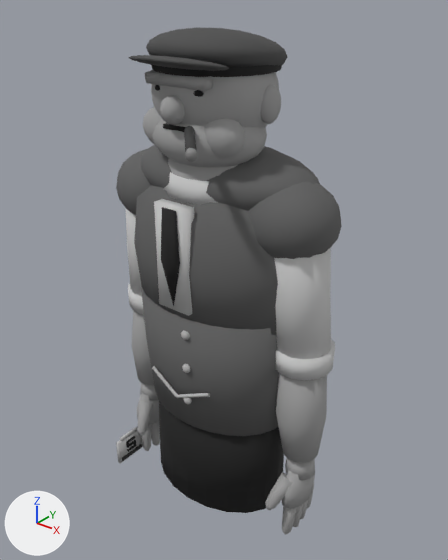
A saved change to the glTF model art/models/characters/bosses/pit_boss/pit_boss.glb.
The view is the same before and after, from a camera (50 mm lens) standing at (0.666, -0.819, 0.755) and looking at (0.007, 0.004, 0.245). Every picture has the same lights, and +X, +Y and +Z are marked at lower left. The first picture is the older version.

In view in the first picture: 'PitBoss_Body', 'PitBoss_Cap', 'PitBoss_Head', 'PitBoss_Plaque'.
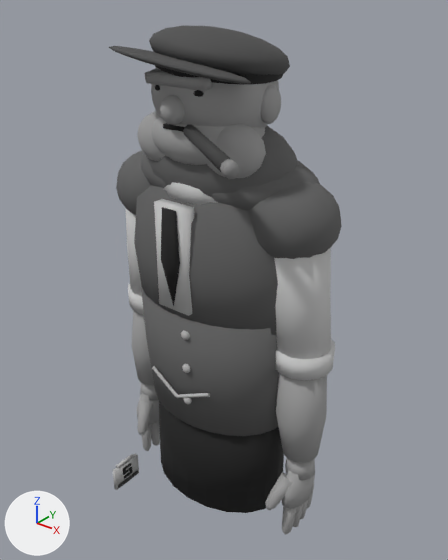
Location of each change, (x1, y1, x2, y2) in pixels of the pictures (448 x 560 px; the box of a moved part takes in the faces that stretch with it):
```json
{"object": "PitBoss_Body", "change": "reshaped", "before": [116, 145, 342, 534], "after": [116, 126, 342, 534]}
{"object": "PitBoss_Head", "change": "reshaped", "before": [143, 70, 281, 168], "after": [137, 67, 281, 179], "on screen": "14% taller"}
{"object": "PitBoss_Cap", "change": "reshaped", "before": [128, 27, 288, 77], "after": [109, 25, 290, 84], "on screen": "13% wider, 18% taller"}
{"object": "PitBoss_Plaque", "change": "moved", "before": [116, 427, 143, 463], "after": [113, 453, 139, 490]}
{"part": 1, "of": "me_pitboss_body", "change": "added", "after": [146, 126, 298, 196]}
{"part": 2, "of": "me_pitboss_cap", "change": "moved or reshaped", "before": [151, 65, 282, 77], "after": [153, 51, 283, 84]}
{"part": 3, "of": "me_pitboss_cap", "change": "moved or reshaped", "before": [128, 55, 229, 71], "after": [109, 46, 251, 84]}
{"part": 4, "of": "me_pitboss_cap", "change": "moved or reshaped", "before": [146, 27, 288, 67], "after": [149, 25, 290, 75]}
{"part": 5, "of": "me_pitboss_head", "change": "deleted", "before": [185, 148, 197, 162]}
{"part": 6, "of": "me_pitboss_head", "change": "moved or reshaped", "before": [143, 107, 246, 159], "after": [137, 111, 266, 179]}
```

Edits to the scene script, one JSON object a line:
```json
{"block": "me_pitboss_body", "where": "# used by ob_pitboss_body; location = (0.0, 0.0, 0.0)"}
{"op": "remove", "block": "me_pitboss_body", "code": "me_pitboss_body.from_pydata(...)  # 1869 vertices, 3590 faces; spans x -0.241..0.241, y -0.141..0.127, z -0.256..0.509"}
{"op": "add", "block": "me_pitboss_body", "code": "me_pitboss_body.from_pydata(...)  # 2051 vertices, 3950 faces; spans x -0.241..0.241, y -0.141..0.127, z -0.256..0.555"}
{"block": "me_pitboss_body", "change": "me_pitboss_body part 1: a new loose piece, a UV sphere (20 segments, 10 rings, poles along z) spanning x -0.152..0.152, y -0.095..0.095, z 0.385..0.555, in mat_pitboss_vest (dark grey #616161)"}
{"block": "me_pitboss_cap", "where": "# used by ob_pitboss_cap; location = (0.0, 0.0, 0.0)"}
{"op": "remove", "block": "me_pitboss_cap", "code": "me_pitboss_cap.from_pydata(...)  # 372 vertices, 692 faces; spans x -0.113..0.113, y -0.152..0.106, z 0.612..0.688"}
{"op": "add", "block": "me_pitboss_cap", "code": "me_pitboss_cap.from_pydata(...)  # 372 vertices, 692 faces; spans x -0.122..0.132, y -0.174..0.106, z 0.61..0.689"}
{"block": "me_pitboss_cap", "change": "me_pitboss_cap part 2: the loose piece of 44 vertices spanning x -0.107..0.107, y -0.114..0.102, z 0.626..0.64 is turned 7 degrees about the y axis through its middle, then moved by (0.004, 0.0, 0.0)"}
{"block": "me_pitboss_cap", "change": "me_pitboss_cap part 3: the loose piece of 128 vertices spanning x -0.089..0.089, y -0.152..-0.044, z 0.63..0.654 is multiplied about its middle by the matrix ((1.434, -0.006, 0.123), (0.0, 1.265, -0.047), (-0.176, -0.046, 1.001)), then moved by (0.005, -0.007, 0.0)"}
{"block": "me_pitboss_cap", "change": "me_pitboss_cap part 4: the loose piece of 200 vertices spanning x -0.113..0.113, y -0.116..0.106, z 0.612..0.688 is turned 7 degrees about the y axis through its middle, then moved by (0.006, 0.0, 0.0)"}
{"block": "me_pitboss_head", "where": "# used by ob_pitboss_head; location = (0.0, 0.0, 0.0)"}
{"op": "remove", "block": "me_pitboss_head", "code": "me_pitboss_head.from_pydata(...)  # 1215 vertices, 2378 faces; spans x -0.118..0.118, y -0.179..0.086, z 0.47..0.682"}
{"op": "add", "block": "me_pitboss_head", "code": "me_pitboss_head.from_pydata(...)  # 1214 vertices, 2378 faces; spans x -0.128..0.184, y -0.202..0.086, z 0.466..0.682"}
{"block": "me_pitboss_head", "change": "me_pitboss_head part 5: the loose piece of 22 vertices spanning x 0.076..0.096, y -0.179..-0.159, z 0.522..0.54 is deleted"}
{"block": "me_pitboss_head", "change": "me_pitboss_head part 6: 182 vertices moved from x -0.102..0.102, y -0.111..-0.04, z 0.5..0.57 to x -0.128..0.128, y -0.114..-0.013, z 0.466..0.558; 11 vertices removed from x 0.076..0.088, y -0.171..-0.159, z 0.524..0.54; 32 vertices added at x 0.159..0.184, y -0.202..-0.175, z 0.518..0.541"}
{"block": "me_pitboss_plaque", "where": "# used by ob_pitboss_plaque; location = (0.0, 0.0, 0.0)"}
{"op": "remove", "block": "me_pitboss_plaque", "code": "me_pitboss_plaque.from_pydata(...)  # 104 vertices, 156 faces; spans x -0.219..-0.205, y -0.108..-0.036, z -0.245..-0.182"}
{"op": "add", "block": "me_pitboss_plaque", "code": "me_pitboss_plaque.from_pydata(...)  # 104 vertices, 156 faces; spans x -0.219..-0.205, y -0.126..-0.054, z -0.313..-0.25"}
{"block": "me_pitboss_plaque", "change": "me_pitboss_plaque part 7: the whole mesh is moved by (0.0, -0.018, -0.068)"}
```
